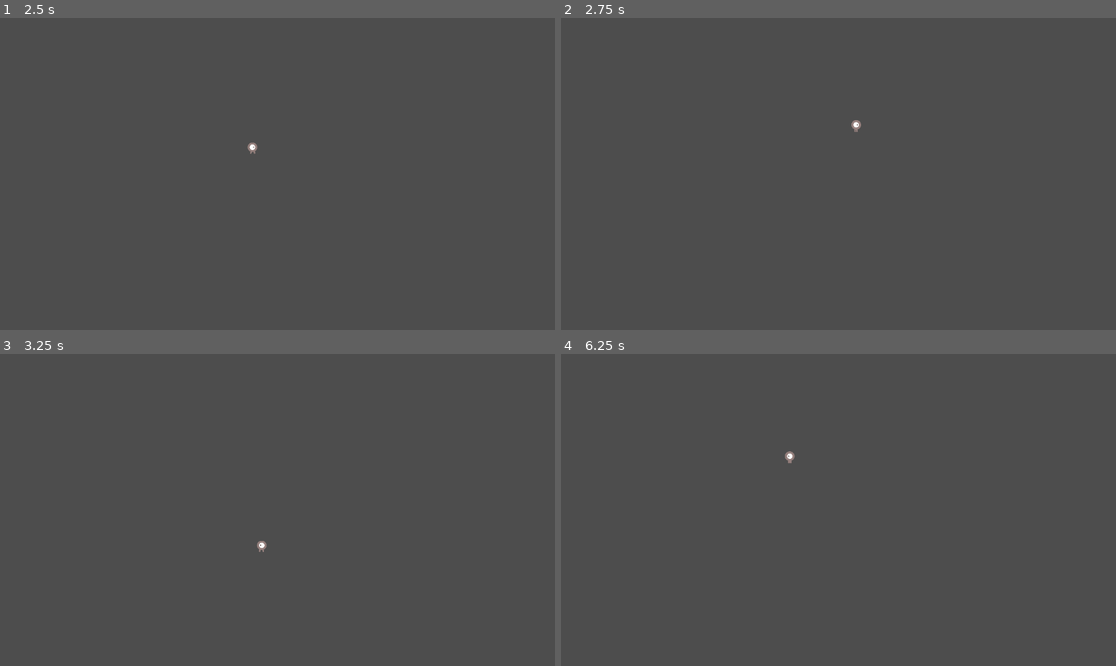
Above: before the commit, frames 1-4 (two rows, left to right).
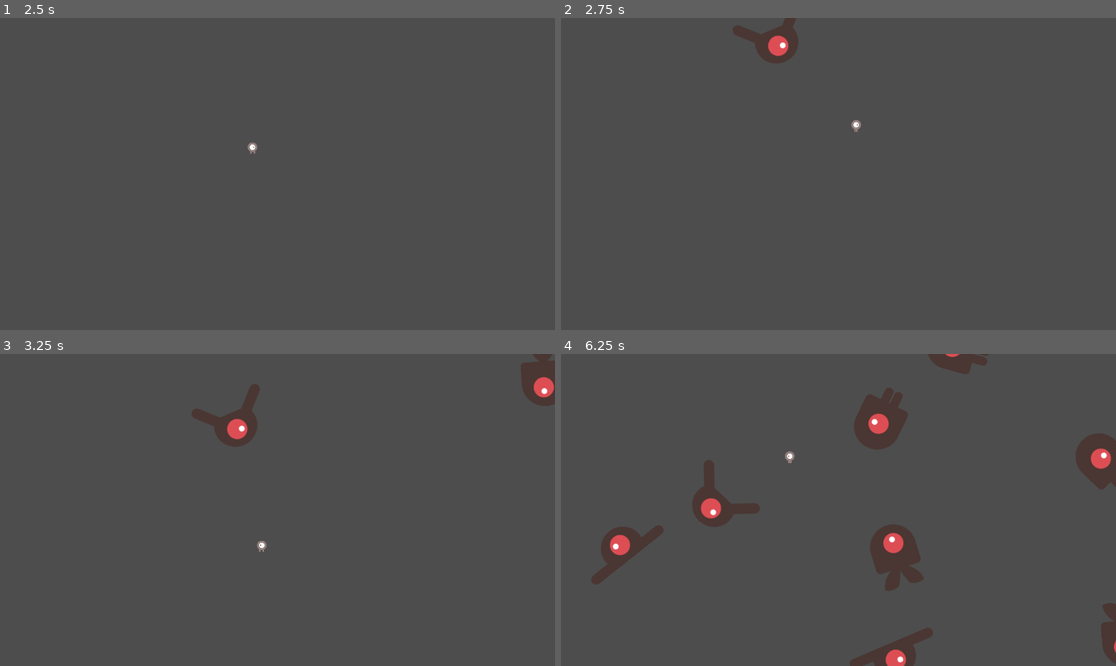
Above: after the commit, the same moments.

Repository: Albaraa-Alluhaibi/Limb-Disaster
Game: Godot game, scene res://scenes/main_scene.tscn
The game is run twice, just before and just after one commit, with the same random seed, the same clock (stepped at 60 frames per second) and the same inputs.
Inputs (mouse positions are in pixels of both pictures, inside the frame that each line leads up to):
- Up to frame 1 (2.5 s): tap Enter at 0.5 s; move the mouse to (399, 158) at 0.52 s; press the mouse at (399, 158) at 0.53 s; move the mouse to (166, 189) at 1.27 s; release the mouse at (166, 189) at 1.28 s; click (166, 189) at 1.35 s; move the mouse to (333, 105) at 2.02 s; press the mouse at (333, 105) at 2.03 s
- Up to frame 2 (2.75 s): no input
- Up to frame 3 (3.25 s): move the mouse to (249, 572) at 2.77 s; release the mouse at (249, 572) at 2.78 s; click (249, 572) at 2.85 s
- Up to frame 4 (6.25 s): move the mouse to (1005, 556) at 3.52 s; press the mouse at (1005, 556) at 3.53 s; move the mouse to (672, 463) at 4.27 s; release the mouse at (672, 463) at 4.28 s; click (672, 463) at 4.35 s; move the mouse to (866, 510) at 5.02 s; press the mouse at (866, 510) at 5.03 s; move the mouse to (755, 432) at 5.77 s; release the mouse at (755, 432) at 5.78 s; click (755, 432) at 5.85 s

Frame 1 is identical in both runs. In frame 2, 0.9% of the frame differs, in the area x 31-43%, y 0-15%; in frame 3, 1.8%; in frame 4, 7.1%, in the area x 5-100%, y 0-100%.

Commit message:
Got collisions working

Diff:
--- a/limb-disaster/scenes/character.tscn
+++ b/limb-disaster/scenes/character.tscn
@@ -48,3 +48,5 @@
 shape = SubResource("CapsuleShape2D_my7n2")
 
 [node name="Node2D" type="Node2D" parent="."]
+
+[connection signal="body_entered" from="." to="." method="_on_body_entered"]
--- a/limb-disaster/scenes/enemy.tscn
+++ b/limb-disaster/scenes/enemy.tscn
@@ -44,21 +44,24 @@
 "speed": 3.0
 }]
 
-[sub_resource type="CircleShape2D" id="CircleShape2D_7p1mj"]
+[sub_resource type="CapsuleShape2D" id="CapsuleShape2D_nenq2"]
+radius = 37.0
+height = 82.0
 
-[node name="Enemy" type="Node2D"]
-
-[node name="RigidBody2D" type="RigidBody2D" parent="."]
+[node name="Enemy" type="RigidBody2D"]
 collision_mask = 0
 gravity_scale = 0.0
 script = ExtResource("1_nenq2")
 
-[node name="AnimatedSprite2D" type="AnimatedSprite2D" parent="RigidBody2D"]
+[node name="AnimatedSprite2D" type="AnimatedSprite2D" parent="."]
 sprite_frames = SubResource("SpriteFrames_8tegq")
 animation = &"fly"
 frame_progress = 0.2744616
 
-[node name="CollisionShape2D" type="CollisionShape2D" parent="RigidBody2D"]
-shape = SubResource("CircleShape2D_7p1mj")
+[node name="CollisionShape2D" type="CollisionShape2D" parent="."]
+position = Vector2(17, 0)
+shape = SubResource("CapsuleShape2D_nenq2")
 
-[node name="VisibleOnScreenNotifier2D" type="VisibleOnScreenNotifier2D" parent="RigidBody2D"]
+[node name="VisibleOnScreenNotifier2D" type="VisibleOnScreenNotifier2D" parent="."]
+
+[node name="Enemy" type="Node2D" parent="."]
--- a/limb-disaster/scenes/main_scene.tscn
+++ b/limb-disaster/scenes/main_scene.tscn
@@ -4,11 +4,11 @@
 [ext_resource type="PackedScene" uid="uid://dk66vxmpfybp8" path="res://scenes/enemy.tscn" id="2_pw63i"]
 [ext_resource type="PackedScene" uid="uid://doond6e2kkys0" path="res://scenes/character.tscn" id="3_7ykc4"]
 
-[sub_resource type="Curve2D" id="Curve2D_pw63i"]
+[sub_resource type="Curve2D" id="Curve2D_7ykc4"]
 _data = {
-"points": PackedVector2Array(0, 0, 0, 0, 1, 4, 0, 0, 0, 0, 1151, 2, 0, 0, 0, 0, 1152, 649, 0, 0, 0, 0, 6, 651, 0, 0, 0, 0, 1, 4)
+"points": PackedVector2Array(0, 0, 0, 0, 0, 0, 0, 0, 0, 0, 1152, 0, 0, 0, 0, 0, 1152, 648, 0, 0, 0, 0, 1152, 648, 0, 0, 0, 0, 0, 648, 0, 0, 0, 0, 0, 0)
 }
-point_count = 5
+point_count = 6
 
 [node name="MainScene" type="Node2D"]
 script = ExtResource("1_w2twt")
@@ -29,8 +29,11 @@
 position = Vector2(240, 450)
 
 [node name="MobPath" type="Path2D" parent="."]
-curve = SubResource("Curve2D_pw63i")
+curve = SubResource("Curve2D_7ykc4")
 
 [node name="MobSpawnLocation" type="PathFollow2D" parent="MobPath"]
-position = Vector2(1, 4)
-rotation = -0.0017391286
+
+[connection signal="hit" from="Player" to="." method="game_over"]
+[connection signal="timeout" from="MobTimer" to="." method="_on_mob_timer_timeout"]
+[connection signal="timeout" from="ScoreTimer" to="." method="_on_score_timer_timeout"]
+[connection signal="timeout" from="StartTimer" to="." method="_on_start_timer_timeout"]
--- a/limb-disaster/scripts/main_scene.gd
+++ b/limb-disaster/scripts/main_scene.gd
@@ -16,6 +16,7 @@
 	score += 1
 
 func _on_start_timer_timeout():
+	print("Test")
 	$MobTimer.start()
 	$ScoreTimer.start()
 	print("Test")
